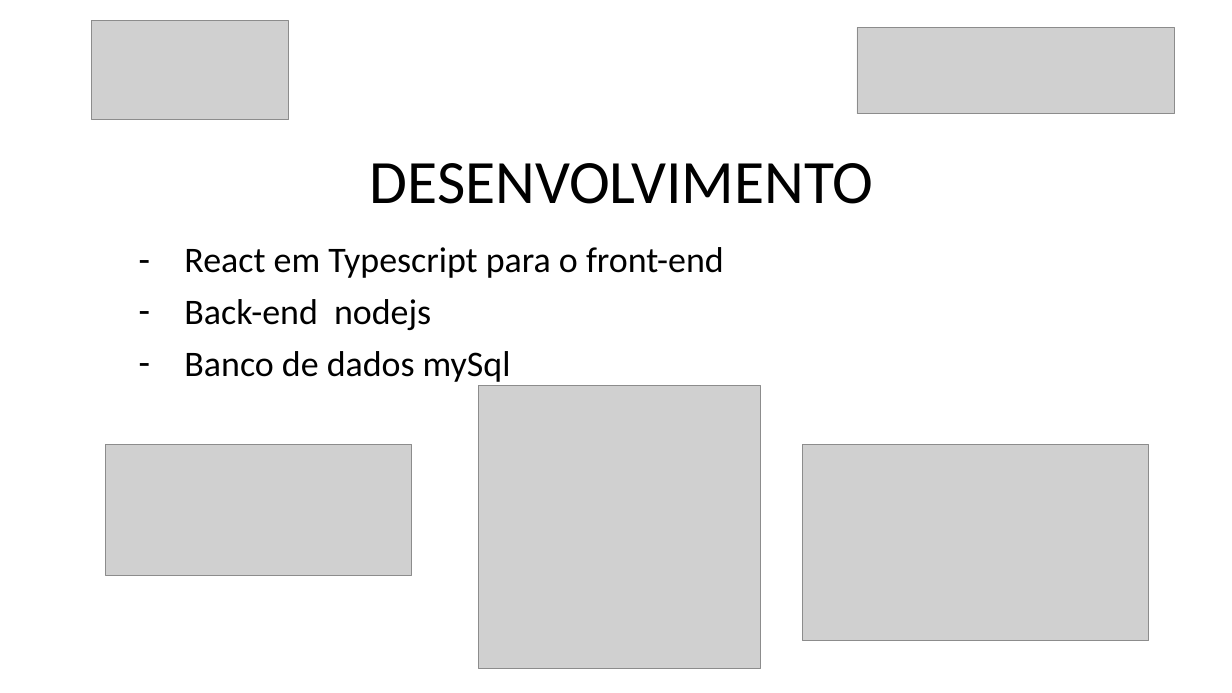
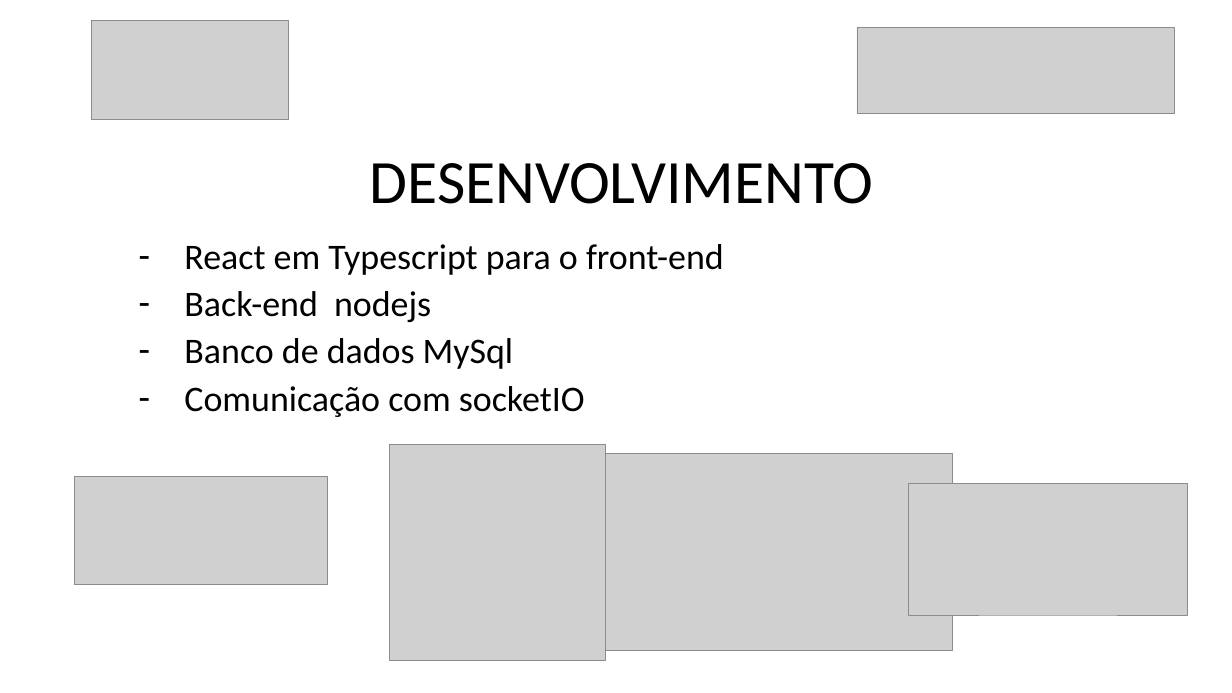
Before and after one commit to danilovaz7/curso-tecnico, a slide deck: slide 11 of liceu/3semestre/projeto integrador/tcc slide.pptx. Drawn at 1232x693 pixels with LibreOffice and Linux fonts; fonts in the diff are those of the drawing; grey boxes stand for pictures. Boxes give left, top, right and bottom in pixels: in the first picture for what was removed or moved away, otherwise in the second. Text is boxed around its words. In the diff, an @@ line names an element or a change of style, - is before the commit and + after.

```diff
--- a/liceu/3semestre/projeto integrador/tcc slide.pptx
+++ b/liceu/3semestre/projeto integrador/tcc slide.pptx
@@ subtitle at [184, 244, 724, 322]: line spacing 0.9 to 0.8 @@
@@ subtitle at [184, 338, 585, 417]: text changed @@
-– Banco de dados mySql
+– Banco de dados MySql
+– Comunicação com socketIO
@@ picture: place and size @@
-picture at [479, 385, 762, 668]
+picture at [390, 445, 606, 661]
@@ picture: place and size @@
-picture at [105, 445, 411, 576]
+picture at [74, 477, 327, 585]
@@ picture: place and size @@
-picture at [802, 445, 1149, 641]
+picture at [605, 454, 952, 651]
@@ picture added at [909, 484, 1189, 616] @@
```
Also in this commit, not shown: 10 other slides changed, 1 slide added, 1 other file.
